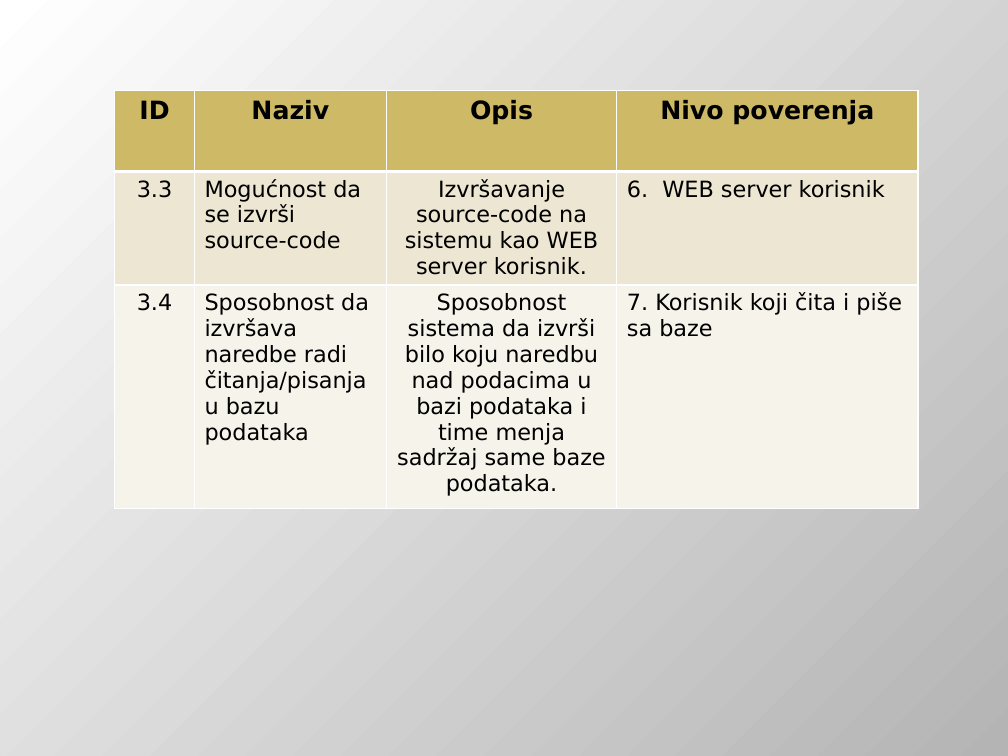
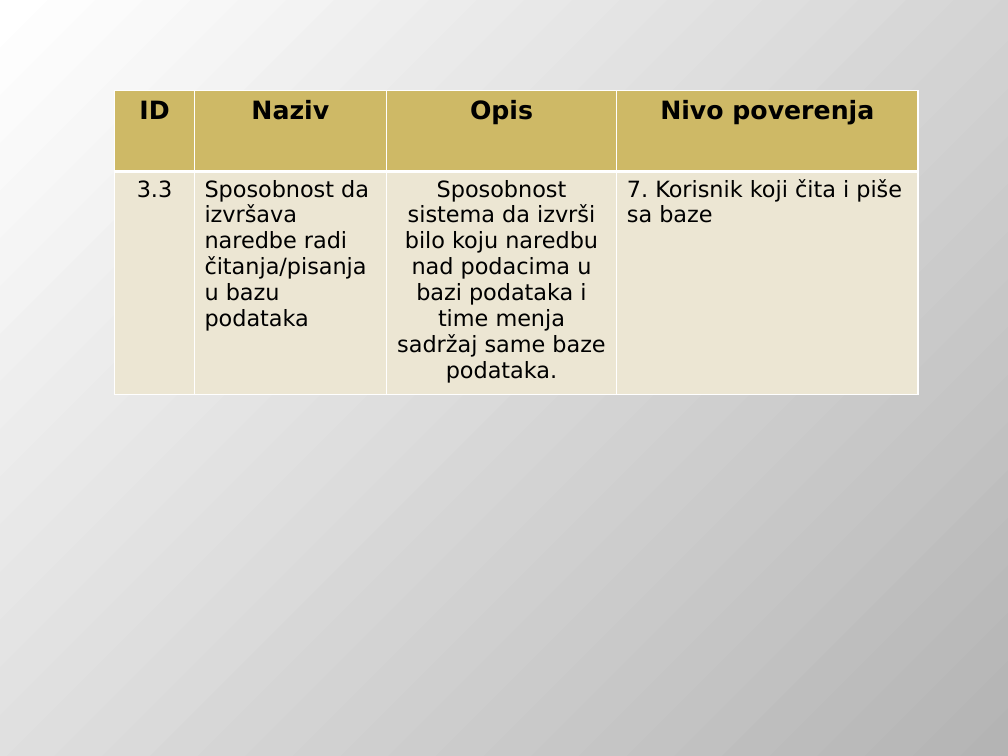
Before and after one commit to DejanUrosevic/XML-Projekat, a slide deck: slide 17 of Model Pretnji.pptx. Drawn at 1008x756 pixels with LibreOffice and Linux fonts; fonts in the diff are those of the drawing. Boxes give left, top, right and bottom in pixels: in the first picture for what was removed or moved away, otherwise in the second. Text is boxed around its words. In the diff, an @@ line names an element or a change of style, - is before the commit and + after.

```diff
--- a/Model Pretnji.pptx
+++ b/Model Pretnji.pptx
@@ table at box(115, 91, 918, 396) @@
-row 2: 3.3 | Mogućnost da se izvrši source-code | Izvršavanje source-code na sistemu kao WEB server korisnik. | 6. WEB server korisnik
-row 3: 3.4 | Sposobnost da izvršava naredbe radi čitanja/pisanja u bazu podataka | Sposobnost sistema da izvrši bilo koju naredbu nad podacima u bazi podataka i time menja sadržaj same baze podataka. | 7. Korisnik koji čita i piše sa baze
+row 2: 3.3 | Sposobnost da izvršava naredbe radi čitanja/pisanja u bazu podataka | Sposobnost sistema da izvrši bilo koju naredbu nad podacima u bazi podataka i time menja sadržaj same baze podataka. | 7. Korisnik koji čita i piše sa baze
```
Also in this commit, not shown: 10 other slides changed, 1 slide added, 2 other files.
